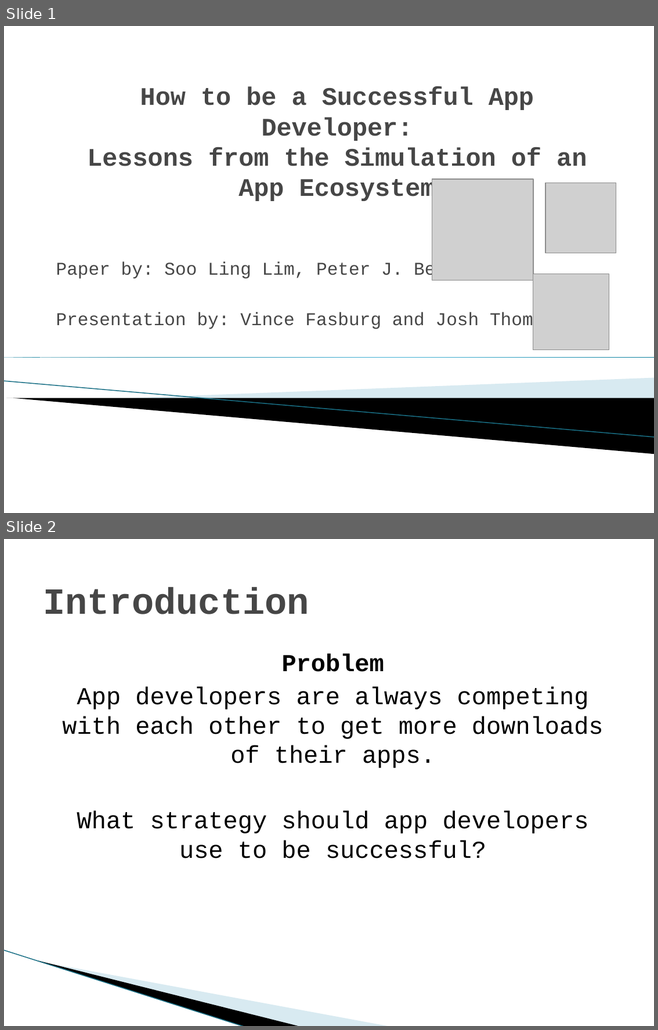
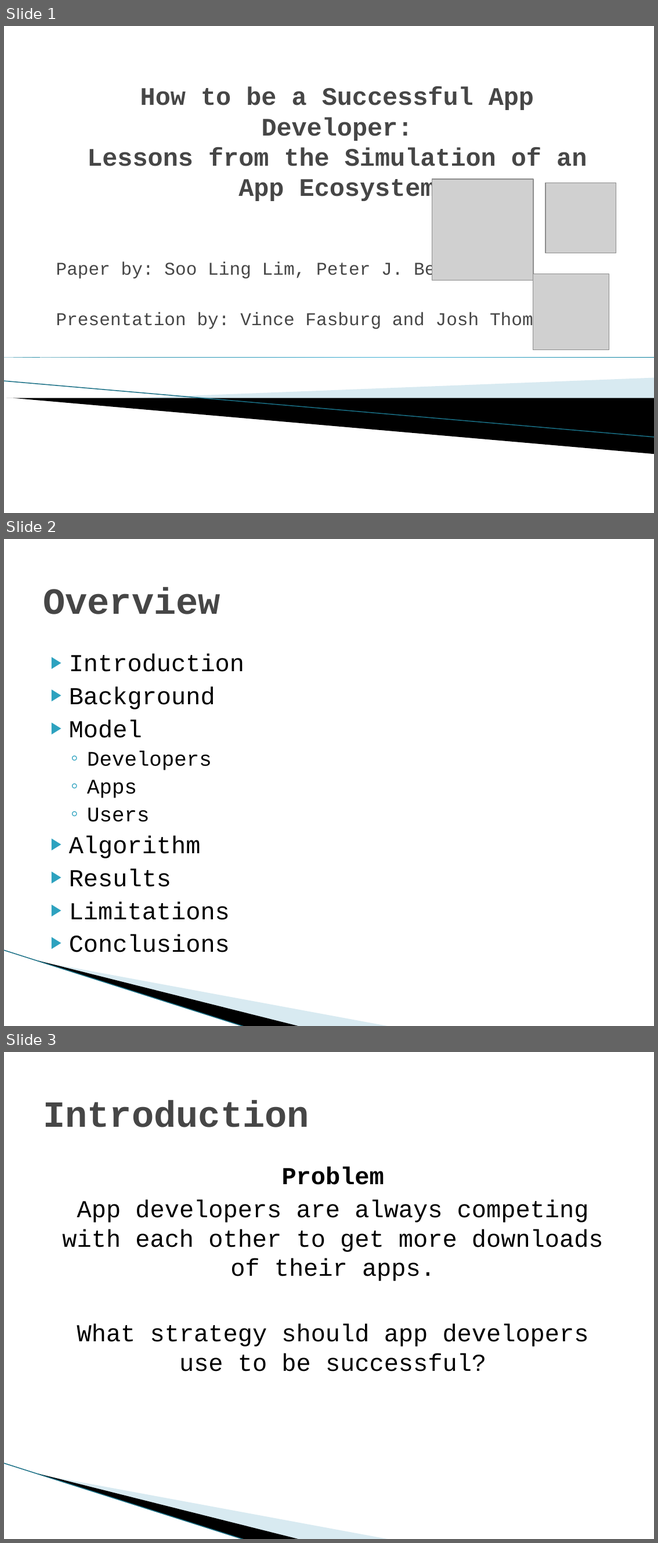
Before and after one commit to vfasburg/cse_848, a slide deck: paper/848_Paper_Presentation_Fasburg_Thomas.pptx. Shown one above the other, each under a label of ours: slides 1 and 2 before the commit, slides 1, 2 and 3 after it. The pictures are 658x1030 and 658x1543 pixels, drawn with LibreOffice and Linux fonts; fonts in the diff are those of the drawing; grey boxes stand for pictures; background and template pictures are left out. Boxes give left, top, right and bottom in pixels: in the first picture for what was removed or moved away, otherwise in the second. Text is boxed around its words. In the diff, an @@ line names an element or a change of style, - is before the commit and + after.

Commit message:
Added Some Project Presentation Slides

```diff
--- a/paper/848_Paper_Presentation_Fasburg_Thomas.pptx
+++ b/paper/848_Paper_Presentation_Fasburg_Thomas.pptx
@@ slide 2 added at bbox=[4, 539, 654, 1026], background #FFFFFF; not listed: 3 template elements that a slide beside it also shows @@
@@ title added at bbox=[43, 587, 220, 614], 41 pt, text #464646, bold @@
+Overview
@@ text added at bbox=[69, 654, 244, 953], 27 pt, text #000000 @@
+▶ Introduction
+▶ Background
+▶ Model
+  ◦ Developers
+  ◦ Apps
+  ◦ Users
+▶ Algorithm
+▶ Results
+▶ Limitations
+▶ Conclusions
@@ what was slide 2 is now slide 3 @@
```
Also in this commit, not shown: 1 other file.
